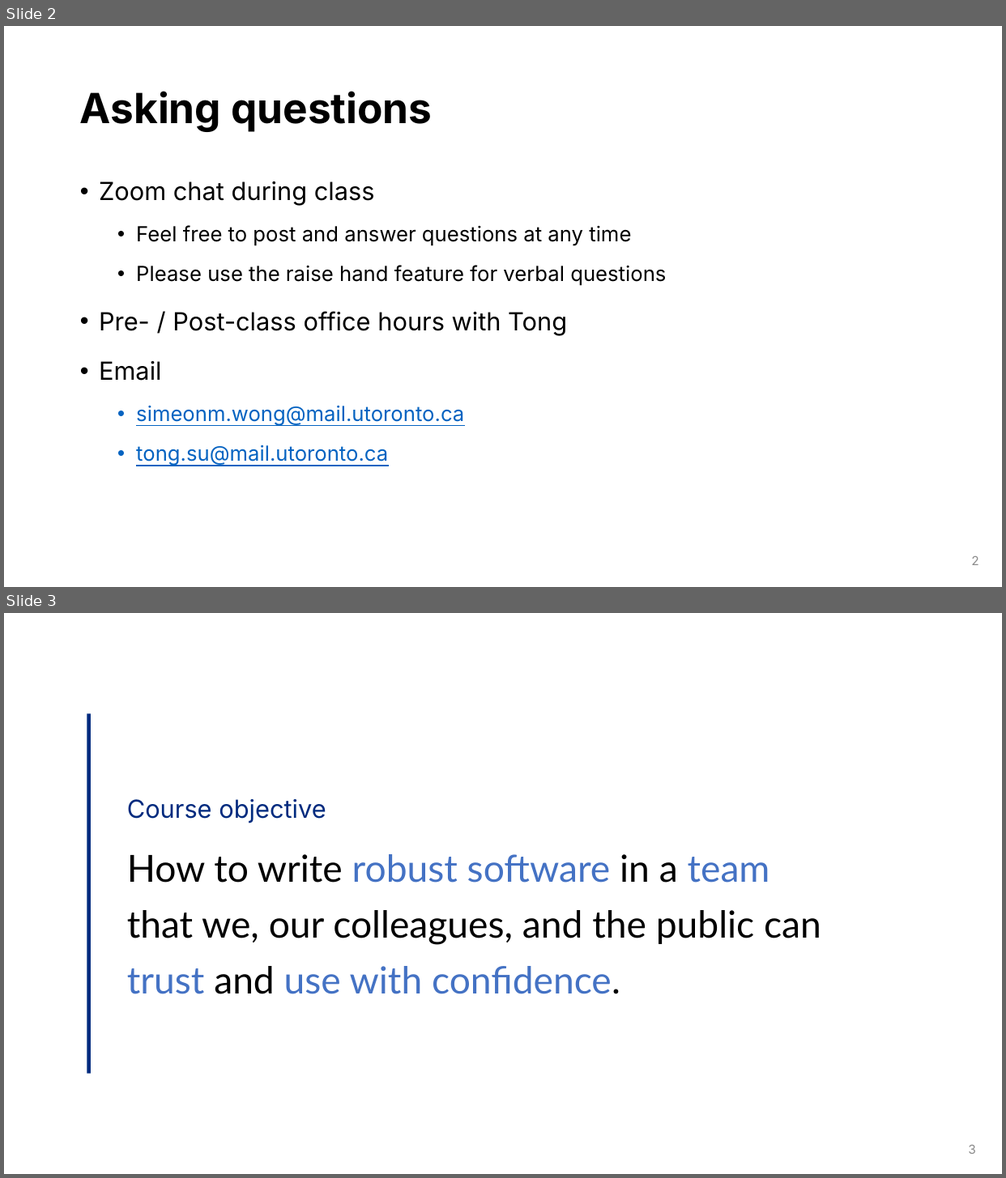
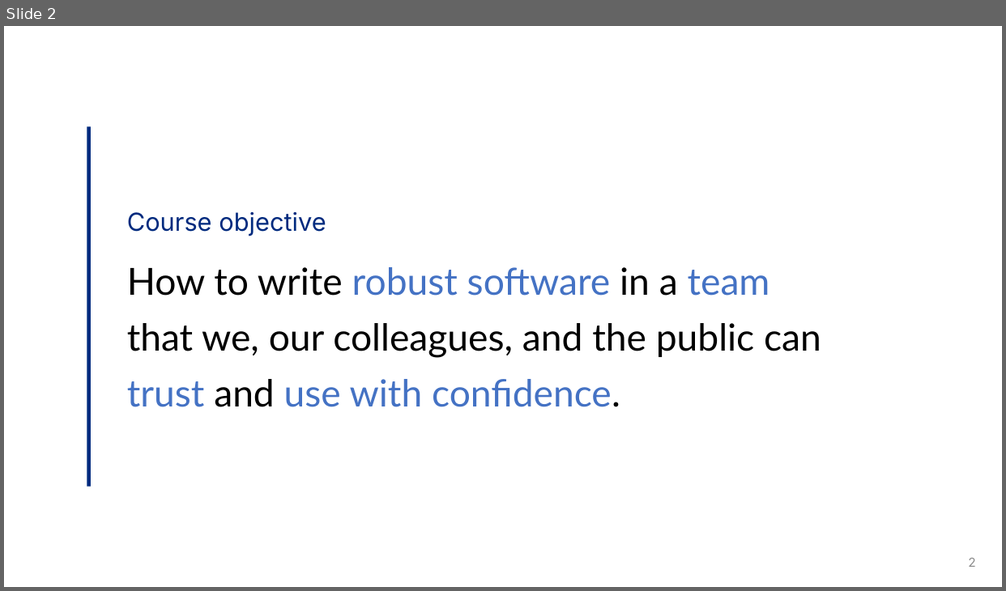
Before and after one commit to UofT-DSI/git, a slide deck: instructors/slides-new-pptx/Git1.pptx. Shown one above the other, each under a label of ours: slides 2 and 3 before the commit, slide 2 after it. The pictures are 1006x1178 and 1006x591 pixels, drawn with LibreOffice and Linux fonts; fonts in the diff are those of the drawing; background and template pictures are left out. Boxes give left, top, right and bottom in pixels: in the first picture for what was removed or moved away, otherwise in the second. Text is boxed around its words. In the diff, an @@ line names an element or a change of style, - is before the commit and + after.

```diff
--- a/instructors/slides-new-pptx/Git1.pptx
+++ b/instructors/slides-new-pptx/Git1.pptx
@@ slide 2 removed at box(4, 26, 1002, 587), background #FFFFFF @@
@@ title removed at box(80, 91, 432, 132) @@
-Asking questions
@@ text removed at box(99, 182, 666, 466) @@
-• Zoom chat during class
-  • Feel free to post and answer questions at any time
-  • Please use the raise hand feature for verbal questions
-• Pre- / Post-class office hours with Tong
-• Email
-  • simeonm.wong@mail.utoronto.ca
-  • tong.su@mail.utoronto.ca
@@ page number removed at box(971, 557, 978, 565) @@
-2
@@ what was slide 3 is now slide 2 @@
@@ page number at box(968, 558, 975, 567): text changed @@
-3
+2
```
Also in this commit, not shown: 1 slide changed, 2 other slides removed, 2 other files.
